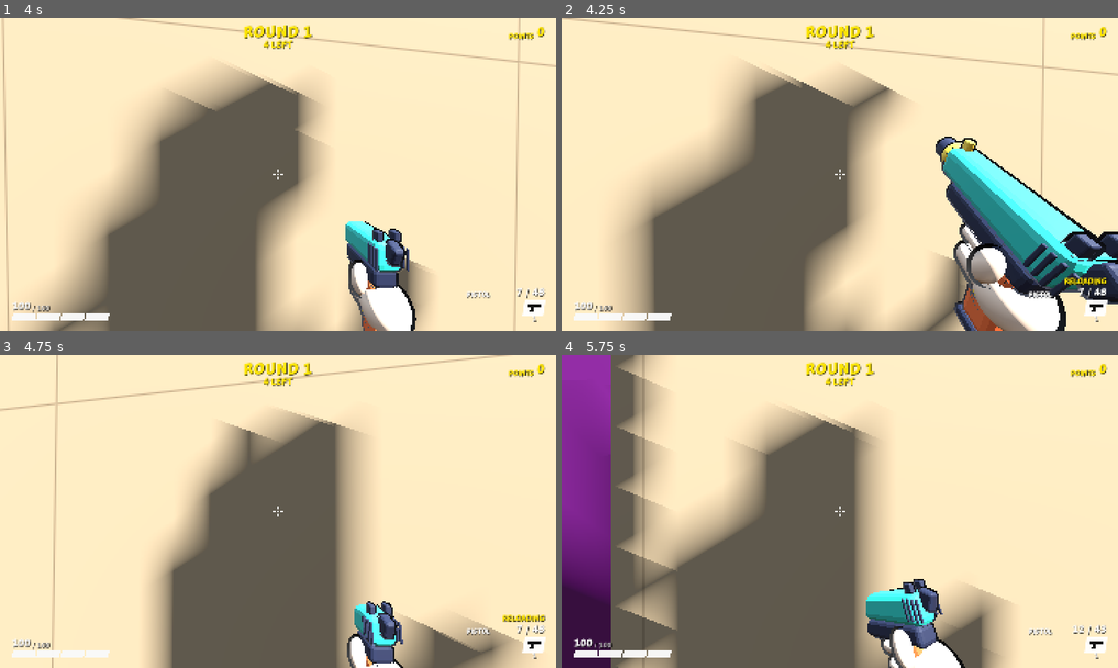
Above: before the commit, frames 1-4 (two rows, left to right).
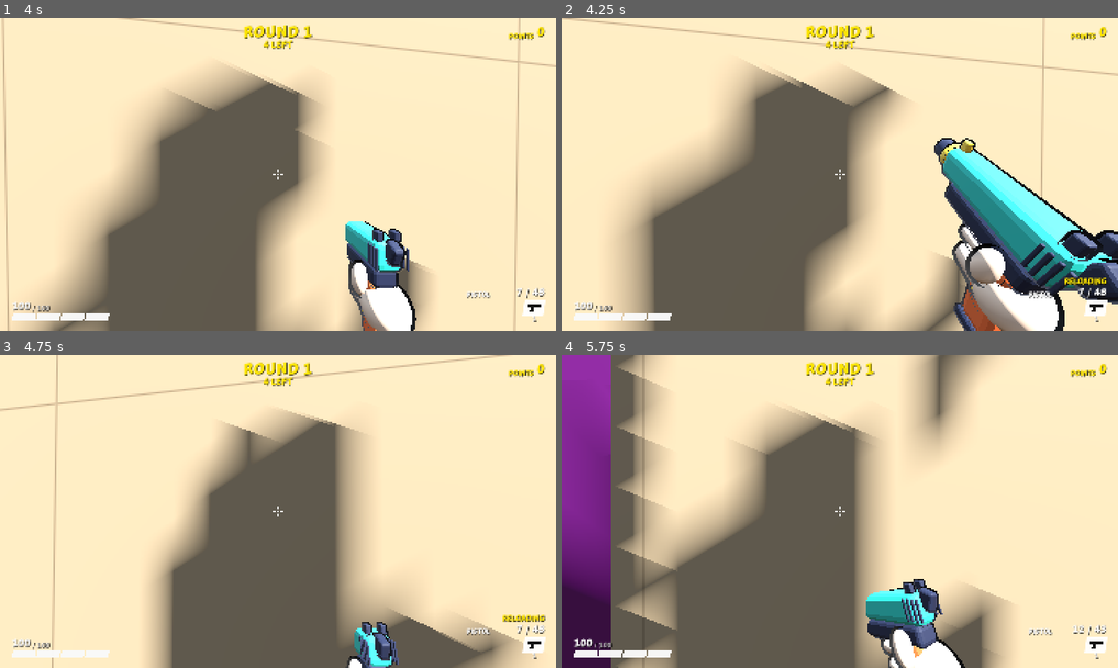
Above: after the commit, the same moments.

Repository: juanakajuan/zombie-survival-fps
Game: Godot game, scene res://levels/compound.tscn
Same seed, same stepped clock (60 frames per second), same inputs: the game is played once before the commit and once after it.
Inputs (mouse positions are in pixels of both pictures, inside the frame that each line leads up to):
- Up to frame 1 (4 s): tap Enter (restart) at 0.5 s; move the mouse to (305, 174) at 0.52 s; press the mouse at (305, 174) at 0.53 s; hold W (move_forward) from 0.53 s (still down); tap Space (jump) at 0.77, 1.07, 1.52, 1.82, 3.02, 3.32, 3.77 s; move the mouse to (250, 174) at 1.27 s; release the mouse at (250, 174) at 1.28 s; right-click (250, 174) at 1.35 s; click (250, 174) at 1.55 s; move the mouse to (289, 168) at 2.02 s; hold Ctrl (crouch) 2.03-2.78 s; click (289, 168) at 2.3 s; move the mouse to (272, 180) at 2.77 s; click (272, 180) at 2.85 s; move the mouse to (316, 177) at 3.52 s; hold E (interact) from 3.53 s (still down); click (316, 177) at 3.8 s
- Up to frame 2 (4.25 s): keep holding W (move_forward); keep holding E (interact); tap Space (jump) at 4.07 s; tap R (reload) at 4.15 s
- Up to frame 3 (4.75 s): keep holding W (move_forward); move the mouse to (233, 508) at 4.27 s; release E (interact) at 4.28 s; tap V (melee) at 4.35 s; tap Space (jump) at 4.52 s; click (233, 508) at 4.55 s
- Up to frame 4 (5.75 s): keep holding W (move_forward); tap Space (jump) at 4.82 s; move the mouse to (845, 511) at 5.02 s; hold Shift (sprint) from 5.03 s (still down); click (845, 511) at 5.3 s

Frame 1 is identical in both runs. In frame 2, 2.3% of the frame differs, in the area x 66-100%, y 38-100%; in frame 3, 3.4%, in the area x 60-78%, y 74-100%; in frame 4, 3.1%.

Commit message:
fix: let the reload motion last until the reload ends
The reload phases of both view models added up to less than 1, so the
motion ended before the reload did. The gun looked ready, but the
player could not fire for up to 0.45 s (the machine gun). Now every
phase is scaled so that the motion ends when the reload does.

Diff:
--- a/tests/weapons/test_view_model.gd
+++ b/tests/weapons/test_view_model.gd
@@ -64,6 +64,18 @@
 	assert_true(_pose(player).origin.distance_to(rest.origin) < 0.005, "the new gun is at rest before the reload ends")
 
 
+func test_the_pistol_reload_motion_lasts_until_the_reload_ends() -> void:
+	var player := await spawn_player(Vector3.ZERO, SETTLE_FRAMES)
+	await _assert_reload_motion_lasts_until_the_reload_ends(player.weapon)
+
+
+func test_the_smg_reload_motion_lasts_until_the_reload_ends() -> void:
+	var player := await spawn_player(Vector3.ZERO, SETTLE_FRAMES)
+	var smg := player.give_weapon(preload("res://weapons/smg.tres"))
+	await physics_frames(SETTLE_FRAMES)
+	await _assert_reload_motion_lasts_until_the_reload_ends(smg)
+
+
 func test_sprinting_points_the_gun_away_from_the_crosshair() -> void:
 	var player := await spawn_player(Vector3.ZERO, SETTLE_FRAMES)
 	var rest := _pose(player)
@@ -178,3 +190,19 @@
 		for surface: int in mesh.mesh.get_surface_count():
 			var material := mesh.get_active_material(surface) as BaseMaterial3D
 			assert_true(material.disable_receive_shadows, "%s surface %d receives no shadow" % [mesh.name, surface])
+
+
+## The last phase of a reload pulls the slide back and lets it go. A player can fire as soon as the reload ends, so that
+## motion must still run just before the end, or the player waits with a gun that looks ready.
+func _assert_reload_motion_lasts_until_the_reload_ends(weapon: Weapon) -> void:
+	var slide := weapon.view_model.slide
+	var slide_rest := slide.position
+	weapon.try_fire()
+	await physics_frames(SETTLE_FRAMES)
+	weapon.start_reload()
+	await run_seconds(weapon.data.reload_time * 0.97)
+	assert_true(weapon.is_reloading(), "%s is still reloading" % weapon.data.display_name)
+	assert_true(slide.position.distance_to(slide_rest) > 0.001, "the %s slide still moves just before the reload ends" % weapon.data.display_name)
+	await run_seconds(weapon.data.reload_time * 0.03 + 2.0 / Engine.physics_ticks_per_second)
+	assert_true(not weapon.is_reloading(), "%s finished the reload" % weapon.data.display_name)
+	assert_true(slide.position.distance_to(slide_rest) < 0.001, "the %s slide is at rest when the reload ends" % weapon.data.display_name)
--- a/weapons/magazine_view_model.gd
+++ b/weapons/magazine_view_model.gd
@@ -27,8 +27,8 @@
 @export var left_hand_exit_offset: Vector3 = Vector3(0.0, -0.3, 0.0)
 ## The slap pushes the gun up this far, and it comes back.
 @export_range(0.0, 0.1, 0.005, "suffix:m") var slap_bump: float = 0.02
-## Each phase lasts this fraction of the weapon's reload time. When the sum is above 1, every phase shrinks by
-## the same factor.
+## Each phase lasts this fraction of the weapon's reload time. Every phase is scaled by the same factor so that
+## the motion ends when the reload does.
 @export_range(0.0, 1.0, 0.01) var tilt_fraction: float = 0.12
 @export_range(0.0, 1.0, 0.01) var empty_well_fraction: float = 0.15
 @export_range(0.0, 1.0, 0.01) var insert_fraction: float = 0.25
@@ -55,7 +55,7 @@
 	_restart_tween()
 	var phases := tilt_fraction + empty_well_fraction + insert_fraction + slap_fraction + untilt_fraction \
 		+ slide_pull_fraction + slide_release_fraction
-	var time := weapon.reload_time() / maxf(phases, 1.0)
+	var time := weapon.reload_time() / phases
 	var tilt := tilt_angles * (PI / 180.0)
 	_tilted = _model_rest.translated_local(tilt_offset) * Transform3D(Basis.from_euler(tilt), Vector3.ZERO)
 	slide.position = _slide_rest
--- a/weapons/view_model.gd
+++ b/weapons/view_model.gd
@@ -40,7 +40,7 @@
 ## Spin in view space, in rad/s. +X flips the muzzle up and back.
 @export var throw_spin: Vector3 = Vector3(14.0, 0.0, 3.0)
 ## Each phase of the reload lasts this fraction of the weapon's reload time. The phases run one after the other.
-## When the sum is above 1, every phase shrinks by the same factor, so the motion still ends in time.
+## Every phase is scaled by the same factor so that the motion ends when the reload does.
 @export_range(0.0, 1.0, 0.01) var wind_up_fraction: float = 0.1
 @export_range(0.0, 1.0, 0.01) var toss_fraction: float = 0.2
 ## The hands stay empty after the throw for this fraction.
@@ -221,7 +221,7 @@
 		return
 	_restart_tween()
 	var phases := wind_up_fraction + toss_fraction + empty_hands_fraction + draw_fraction + slide_pull_fraction + slide_release_fraction
-	var time := weapon.reload_time() / maxf(phases, 1.0)
+	var time := weapon.reload_time() / phases
 	_wind_up = _model_rest.translated_local(wind_up_offset).rotated_local(Vector3.RIGHT, deg_to_rad(wind_up_angle))
 	_toss_time = time * toss_fraction
 	slide.position = _slide_rest
